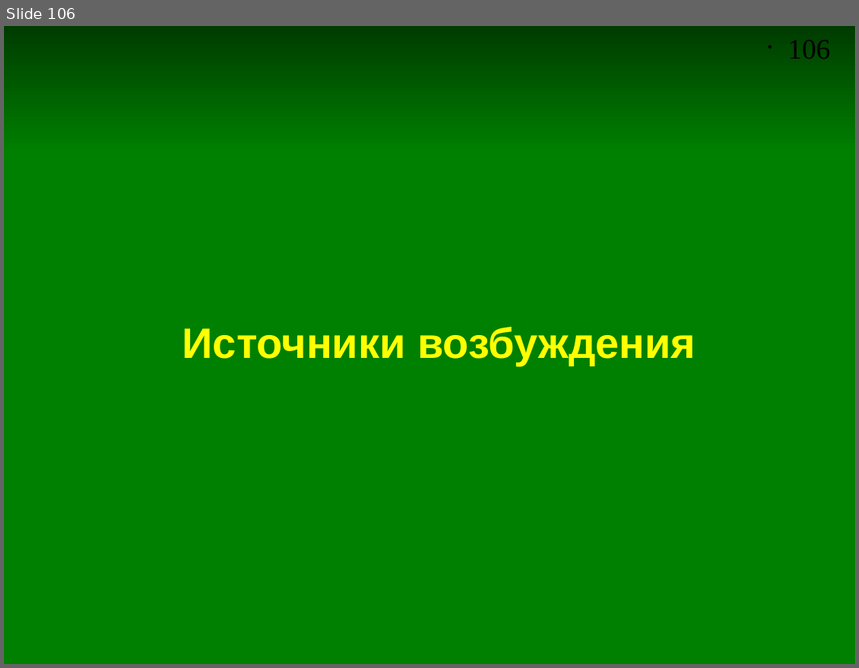
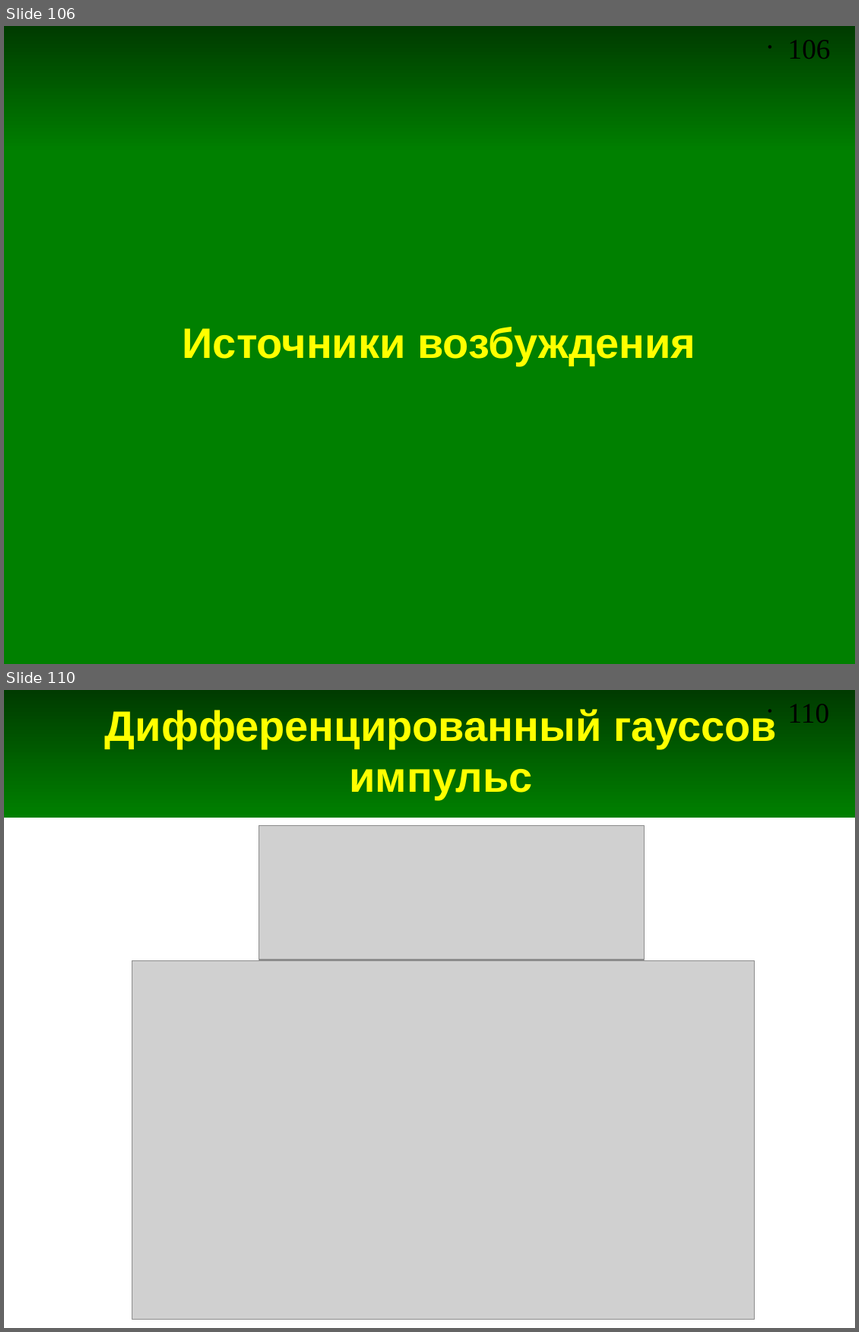
Before and after one commit to andris0147sv/modelling, a slide deck: presentations/2. FDTD.odp. Shown one above the other, each under a label of ours: slide 106 before the commit, slides 106 and 110 after it; the slides between them are not shown. The pictures are 859x668 and 859x1332 pixels, drawn with LibreOffice and Linux fonts; fonts in the diff are those of the drawing; grey boxes stand for pictures. Boxes give left, top, right and bottom in pixels: in the first picture for what was removed or moved away, otherwise in the second. Text is boxed around its words. In the diff, an @@ line names an element or a change of style, - is before the commit and + after.

```diff
--- a/presentations/2. FDTD.odp
+++ b/presentations/2. FDTD.odp
@@ slide 110 added at <box>4,690,855,1328</box>, background #FFFFFF; not listed: 2 template elements that a slide beside it also shows @@
@@ title added at <box>105,709,777,799</box>, 36 pt, text #FFFF00, bold @@
+Дифференцированный гауссов импульс
@@ picture added at <box>259,825,644,960</box> @@
@@ picture added at <box>132,961,754,1319</box> @@
```
Also in this commit, not shown: 5 slides changed, 3 other slides added, 2 slides removed, 6 other files.
